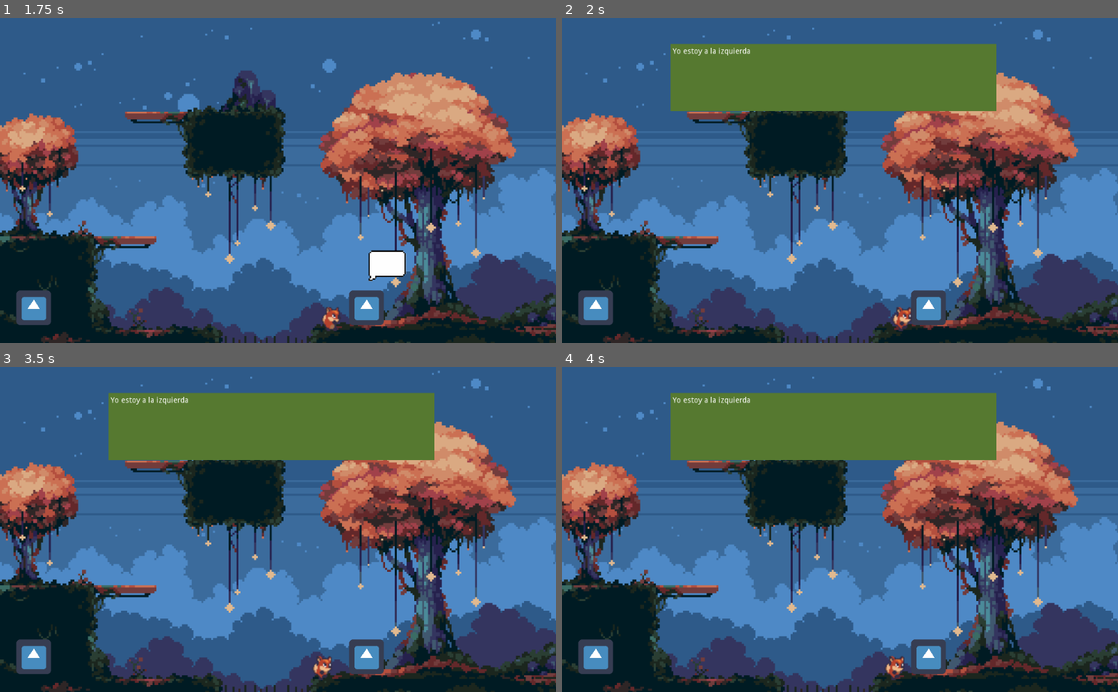
Above: before the commit, frames 1-4 (two rows, left to right).
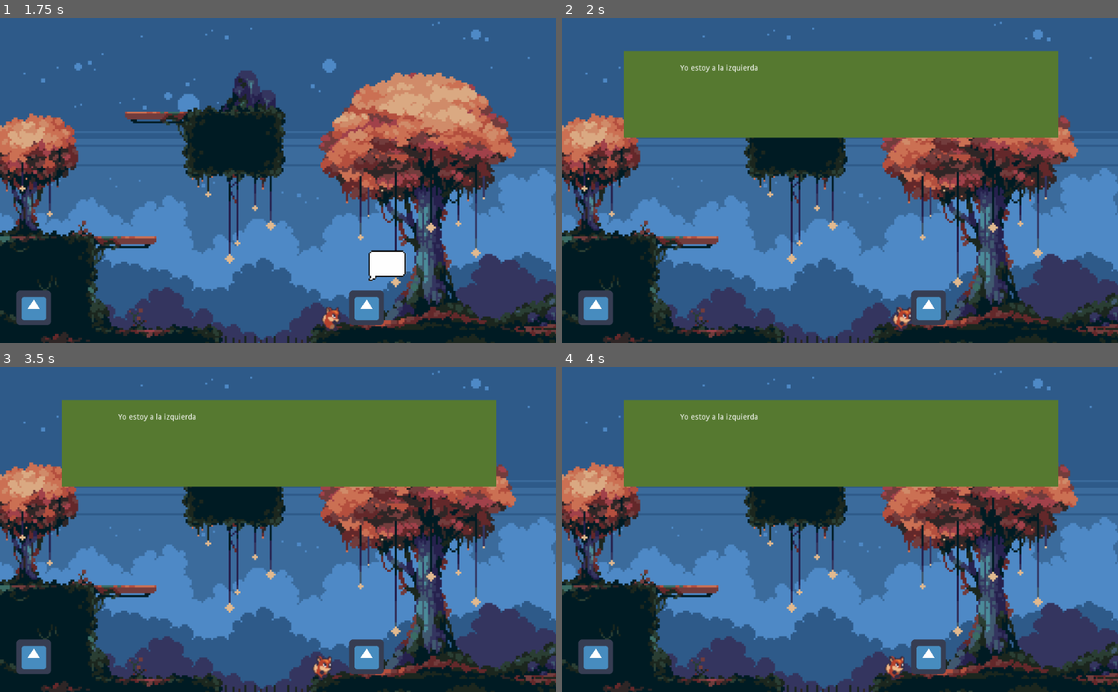
Above: after the commit, the same moments.

Repository: alaniv/GGJ2023TimelessMansion
Game: Godot game, scene res://Prototype/Levels/TestLevelDialogNPC.tscn
Two runs of this game, one before a commit and one after it. Both use one fixed random seed, a clock stepped at 60 frames per second and the inputs below. The project has no main scene, so this scene is started directly. The engine's default icon, where the game draws it, is replaced by a stand-in: a white triangle on a blue panel in a dark square.
Inputs:
- Up to frame 1 (1.75 s): tap Enter (ui_accept) at 0.5, 0.6, 0.77, 1.07, 1.35, 1.52 s; hold Right (ui_right) from 0.53 s (still down)
- Up to frame 2 (2 s): keep holding Right (ui_right); tap Enter (ui_accept) at 1.82 s
- Up to frame 3 (3.5 s): release Right (ui_right) at 2.03 s; hold Left (ui_left) 2.03-2.78 s; tap Enter (ui_accept) at 2.1, 2.85, 3.02, 3.32 s; hold Right (ui_right) from 2.78 s (still down)
- Up to frame 4 (4 s): keep holding Right (ui_right); tap Enter (ui_accept) at 3.6, 3.77 s

Frame 1 is identical in both runs. In frame 2, 12% of the frame differs, in the area x 11-90%, y 7-37%; in frame 3, 12%; in frame 4, 12%.

Commit message:
resolviendo un todo en dialog

Diff:
--- a/Prototype/Dialog/DialogManager/DialogManager.gd
+++ b/Prototype/Dialog/DialogManager/DialogManager.gd
@@ -1,22 +1,24 @@
 extends Control
 signal dialog_ended
 
-# todo: put everything in another child, to avoid having to set visible false in Main Node
+#todo: add a DialogBottom TextBox, if needed
+func _ready():
+	$DialogTop.visible = false
 
 func show_message(text : String):
-	visible = true
-	$RichTextLabel.text = text
+	$DialogTop.visible = true
+	$DialogTop/RichTextLabel.text = text
 	PrototypeGlobals.set_deferred("pause", true)
 
 func show_message_not_blocking(text : String):
-	visible = true
-	$RichTextLabel.text = text
+	$DialogTop.visible = true
+	$DialogTop/RichTextLabel.text = text
 	$Timer.start(1)
 	yield($Timer, "timeout")
-	visible = false
+	$DialogTop.visible = false
 
 func _physics_process(_delta):
-	if Input.is_action_just_pressed("ui_accept") && visible:
-		visible = false
+	if Input.is_action_just_pressed("ui_accept") && $DialogTop.visible:
+		$DialogTop.visible = false
 		PrototypeGlobals.set_deferred("pause", false)
 		emit_signal("dialog_ended")
--- a/Prototype/Dialog/DialogManager/DialogManager.tscn
+++ b/Prototype/Dialog/DialogManager/DialogManager.tscn
@@ -3,26 +3,38 @@
 [ext_resource path="res://Prototype/Dialog/DialogManager/DialogManager.gd" type="Script" id=1]
 
 [node name="DialogManager" type="Control"]
-visible = false
-margin_left = 200.0
-margin_top = 48.0
-margin_right = 800.0
-margin_bottom = 172.0
+anchor_left = 0.5
+anchor_top = 0.5
+anchor_right = 0.5
+anchor_bottom = 0.5
+margin_left = -512.0
+margin_top = -300.0
+margin_right = 512.0
+margin_bottom = 300.0
 script = ExtResource( 1 )
 __meta__ = {
-"_edit_group_": true,
-"_edit_use_anchors_": false
+"_edit_group_": true
 }
 
-[node name="ColorRect" type="ColorRect" parent="."]
+[node name="Timer" type="Timer" parent="."]
+one_shot = true
+
+[node name="DialogTop" type="Control" parent="."]
+anchor_left = 0.5
+anchor_top = 0.5
+anchor_right = 0.5
+anchor_bottom = 0.5
+margin_left = -400.0
+margin_top = -240.0
+margin_right = 400.0
+margin_bottom = -80.0
+
+[node name="ColorRect" type="ColorRect" parent="DialogTop"]
 anchor_right = 1.0
 anchor_bottom = 1.0
 color = Color( 0.337255, 0.47451, 0.188235, 1 )
-__meta__ = {
-"_edit_use_anchors_": false
-}
 
-[node name="RichTextLabel" type="RichTextLabel" parent="."]
+[node name="RichTextLabel" type="RichTextLabel" parent="DialogTop"]
 anchor_left = 0.5
 anchor_top = 0.5
 anchor_right = 0.5
@@ -32,6 +44,3 @@
 margin_right = 296.0
 margin_bottom = 55.0
 text = "Texto de prueba"
-
-[node name="Timer" type="Timer" parent="."]
-one_shot = true
--- a/Prototype/Levels/TestLevelDialogNPC.tscn
+++ b/Prototype/Levels/TestLevelDialogNPC.tscn
@@ -40,3 +40,7 @@
 scale = Vector2( 2, 2 )
 
 [node name="DialogManager" parent="." instance=ExtResource( 4 )]
+margin_left = 0.0
+margin_top = 0.0
+margin_right = 1027.0
+margin_bottom = 601.0
